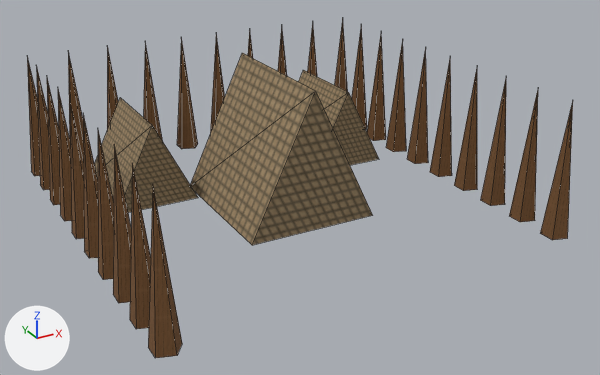
The glTF model app/src/main/assets/3d/field/military-FORT-1-lod0.glb: old version first, new version second.
Rendered twice from a 50 mm camera at (-0.697, -1.361, 0.698) aimed at (0.015, -0.065, 0.051). Every picture has the same lights, and +X, +Y and +Z are marked at lower left. The older version comes first. Mesh edges are drawn as thin lines. Vertices at exactly the same position are counted once.
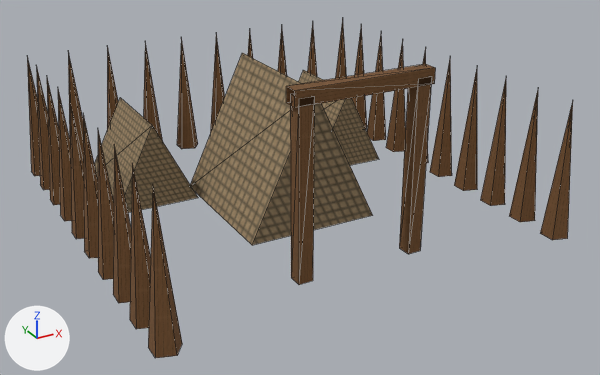
Location of each change, (x1, y1, x2, y2) in pixels of the pictures (600 x 375 px):
part 1 of me_mesh_0, added (brown)
    after: (286, 64, 436, 285)

Diff of the bpy script that builds the scene:
```diff
--- a/app/src/main/assets/3d/field/military-FORT-1-lod0.glb.py
+++ b/app/src/main/assets/3d/field/military-FORT-1-lod0.glb.py
@@ me_mesh_0 @@
 # used by ob_mesh_0; location = (0.0, 0.0, 0.0)
-me_mesh_0.from_pydata(...)  # 186 vertices, 158 faces; spans x -0.401..0.406, y -0.405..0.405, z 0.0..0.27
+me_mesh_0.from_pydata(...)  # 210 vertices, 188 faces; spans x -0.401..0.406, y -0.405..0.405, z 0.0..0.333
+# me_mesh_0 part 1
+# 12 vertices are added at x -0.13..0.13, y -0.313, z 0.0..0.333
+# 12 new vertices lie (0.0, 0.026, 0.0) away from vertices in x -0.13..0.13, y -0.313, z 0.0..0.333
+# 30 new faces join them
 me_mesh_0.materials.append(mat_material_0)
```
